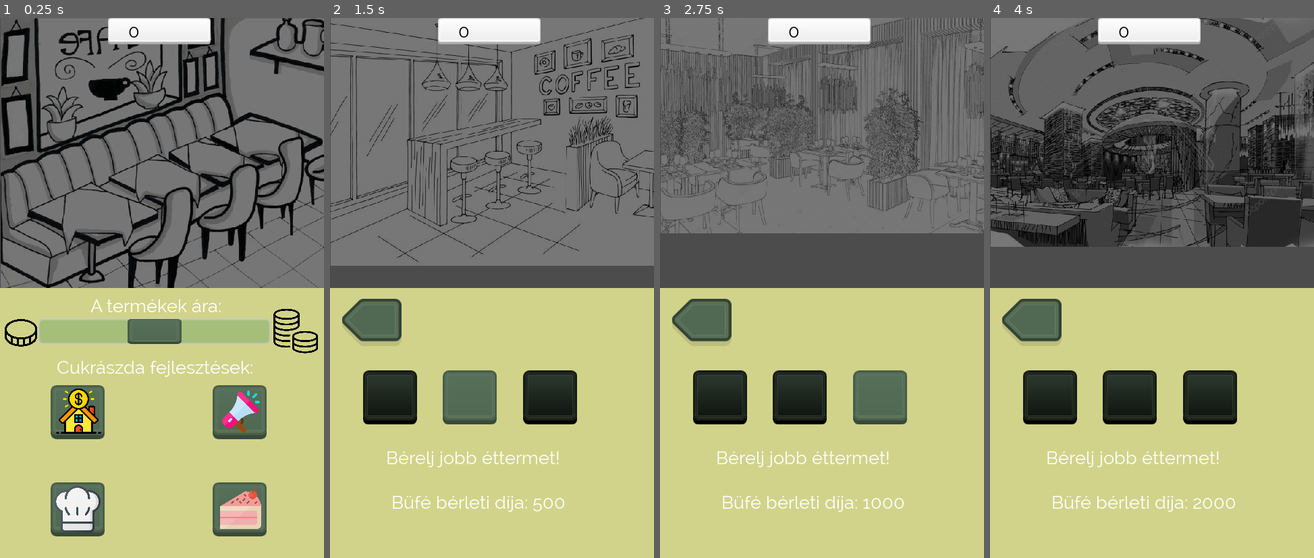
Above: before the commit, frames 1-4 (left to right).
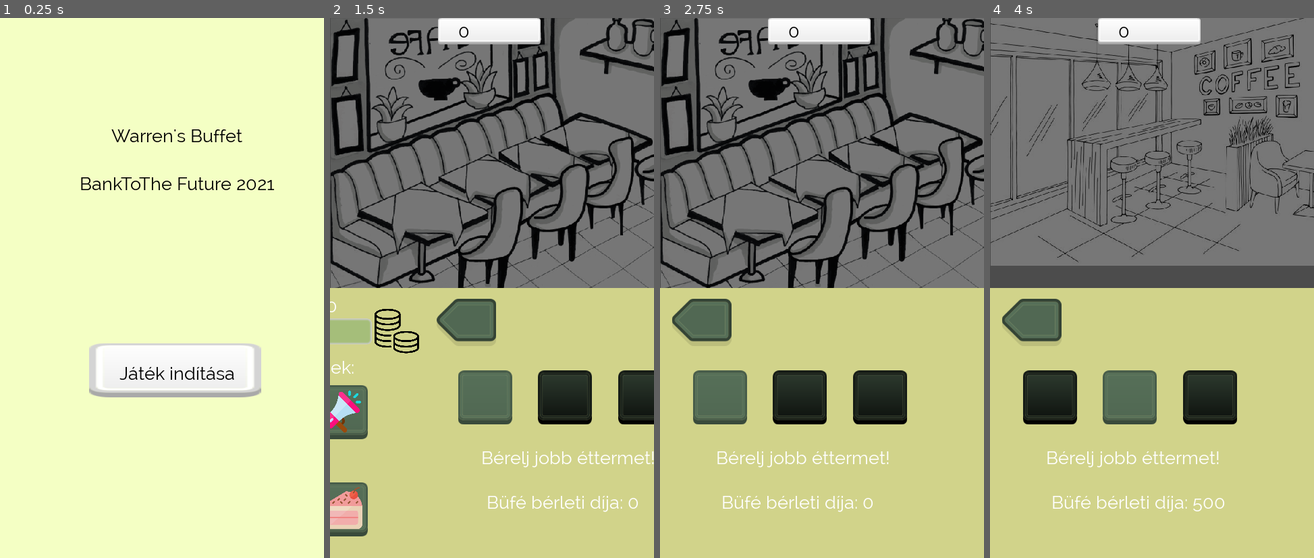
Above: after the commit, the same moments.

Repository: Balint197/BankToTheFuture2021
Game: Godot game, scene res://menu.tscn
Same seed, same stepped clock (60 frames per second), same inputs: the game is played once before the commit and once after it. Before the commit the project starts from res://UI.tscn.
Inputs (mouse positions are in pixels of both pictures, inside the frame that each line leads up to; where the layout moved, square brackets give the same spot in the first picture):
- Up to frame 1 (0.25 s): no input
- Up to frame 2 (1.5 s): click (504, 379) [407, 412] at 0.5 s; click (407, 412) at 1.27 s
- Up to frame 3 (2.75 s): click (799, 396) at 2.02 s
- Up to frame 4 (4 s): click (1210, 396) at 2.77 s; click (1048, 396) at 3.52 s

The runs differ from the first frame. In frame 1, 100% of the frame differs, in the area x 0-100%, y 0-100%; in frame 2, 31%; in frame 3, 29%; in frame 4, 31%.

Commit message:
main menu

Diff:
--- /dev/null
+++ b/assets/fonts/title.tres
@@ -0,0 +1,9 @@
+[gd_resource type="DynamicFont" load_steps=2 format=2]
+
+[sub_resource type="DynamicFontData" id=1]
+font_path = "res://assets/fonts/Raleway-Regular.ttf"
+
+[resource]
+size = 34
+outline_color = Color( 0.858824, 0.372549, 0.372549, 1 )
+font_data = SubResource( 1 )
--- /dev/null
+++ b/menu.gd
@@ -0,0 +1,9 @@
+extends Control
+
+
+func _ready():
+	pass
+
+
+func _on_TextureButton_button_up():
+	get_tree().change_scene("res://UI.tscn")
--- /dev/null
+++ b/menu.tscn
@@ -0,0 +1,57 @@
+[gd_scene load_steps=5 format=2]
+
+[ext_resource path="res://assets/fonts/title.tres" type="DynamicFont" id=1]
+[ext_resource path="res://assets/buttons/whiteoff.png" type="Texture" id=2]
+[ext_resource path="res://assets/buttons/whiteon.png" type="Texture" id=3]
+[ext_resource path="res://menu.gd" type="Script" id=4]
+
+[node name="menu" type="Control"]
+anchor_right = 1.0
+anchor_bottom = 1.0
+script = ExtResource( 4 )
+__meta__ = {
+"_edit_use_anchors_": false
+}
+
+[node name="ColorRect" type="ColorRect" parent="."]
+anchor_right = 1.0
+anchor_bottom = 1.0
+margin_right = 40.0
+margin_bottom = 40.0
+color = Color( 0.960784, 1, 0.772549, 1 )
+
+[node name="TextureButton" type="TextureButton" parent="."]
+margin_left = 164.543
+margin_top = 601.909
+margin_right = 264.543
+margin_bottom = 735.909
+rect_scale = Vector2( 3.183, 1 )
+texture_normal = ExtResource( 2 )
+texture_pressed = ExtResource( 3 )
+__meta__ = {
+"_edit_use_anchors_": false
+}
+
+[node name="Label" type="Label" parent="."]
+margin_left = 139.589
+margin_top = 198.451
+margin_right = 514.589
+margin_bottom = 668.451
+custom_fonts/font = ExtResource( 1 )
+custom_colors/font_color = Color( 0, 0, 0, 1 )
+text = "Warren's Buffet
+
+BankToThe Future 2021
+
+
+
+
+
+
+
+Játék indítása"
+align = 1
+__meta__ = {
+"_edit_use_anchors_": false
+}
+[connection signal="button_up" from="TextureButton" to="." method="_on_TextureButton_button_up"]
--- a/project.godot
+++ b/project.godot
@@ -33,7 +33,7 @@
 [application]
 
 config/name="WarrensBuffet"
-run/main_scene="res://UI.tscn"
+run/main_scene="res://menu.tscn"
 config/icon="res://icon.png"
 
 [autoload]
